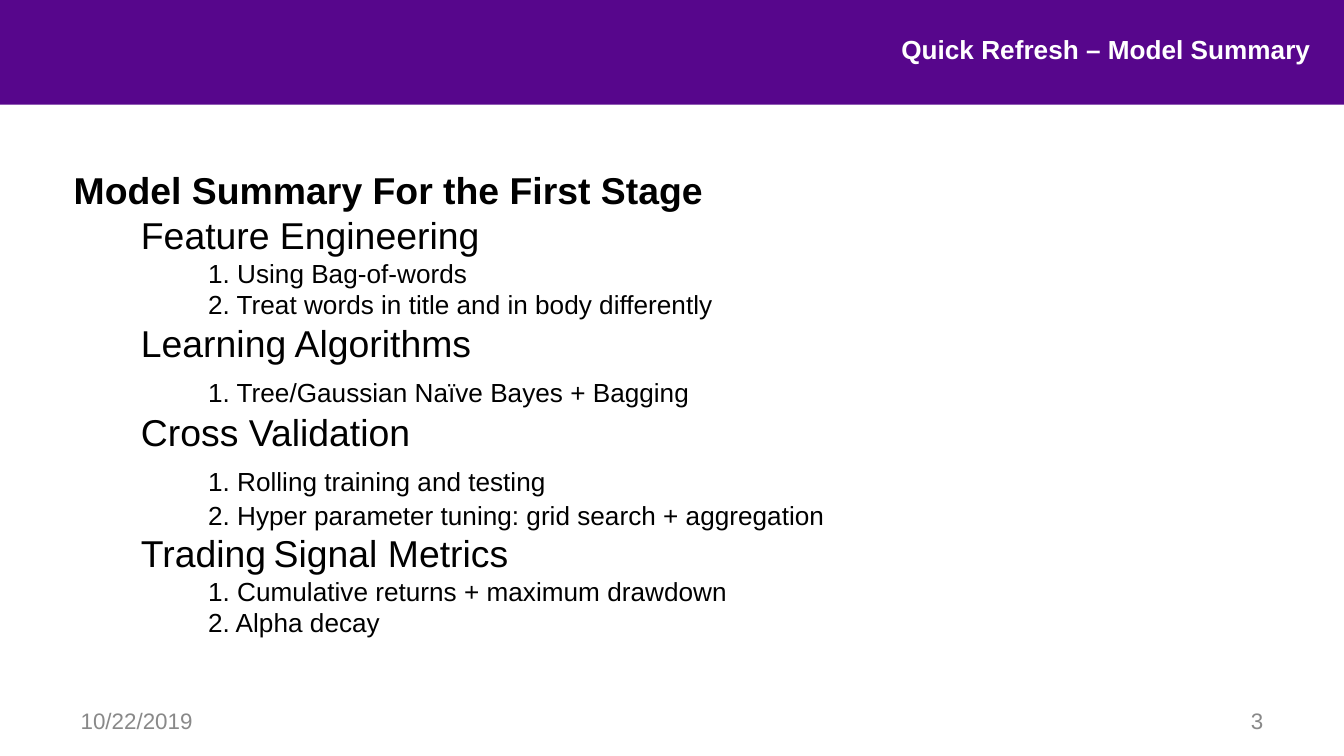
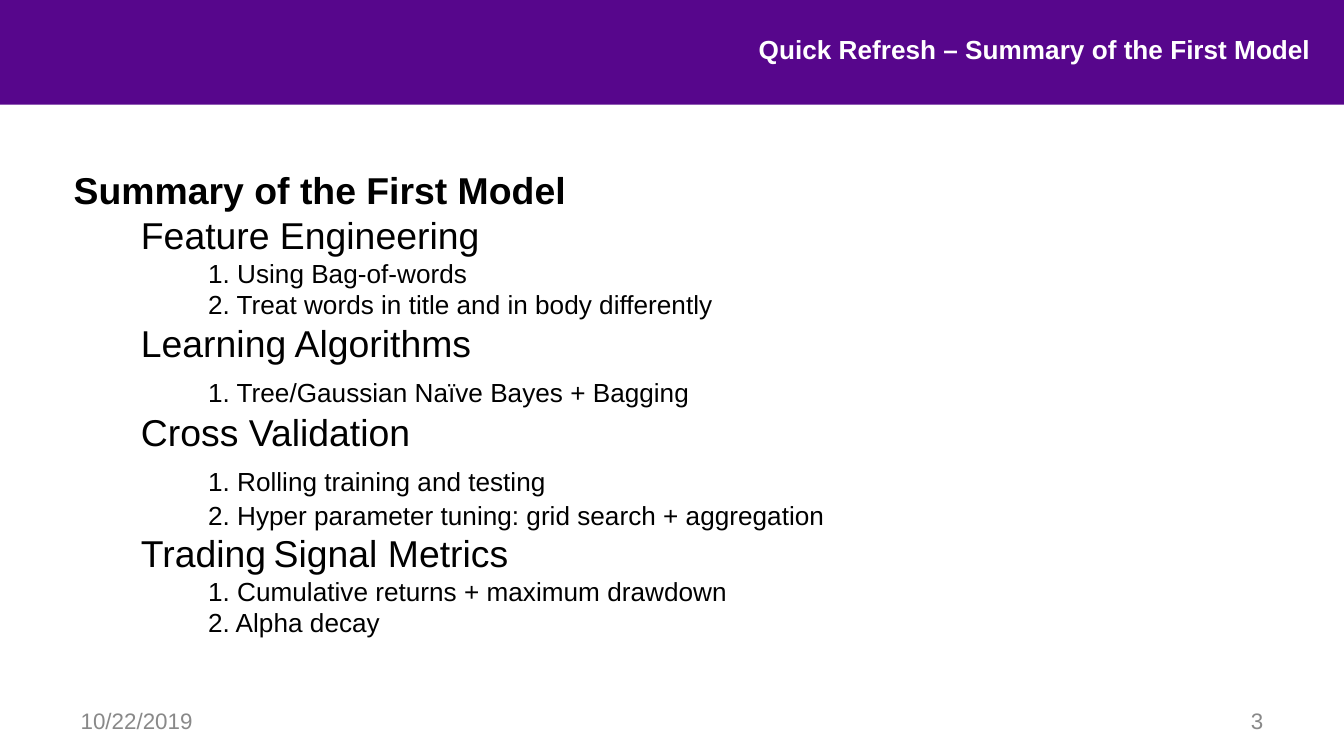
Before and after one commit to hhy845914111/NLP-Project, a slide deck: slide 3 of final_pre.pptx. Drawn at 1344x756 pixels with LibreOffice and Linux fonts; fonts in the diff are those of the drawing; background and template pictures are left out. Boxes give left, top, right and bottom in pixels: in the first picture for what was removed or moved away, otherwise in the second. Text is boxed around its words. In the diff, an @@ line names an element or a change of style, - is before the commit and + after.

```diff
--- a/final_pre.pptx
+++ b/final_pre.pptx
@@ text at [759, 40, 1310, 65]: text changed @@
-Quick Refresh – Model Summary
+Quick Refresh – Summary of the First Model
@@ text at [74, 177, 566, 212]: text changed @@
-Model Summary For the First Stage
+Summary of the First Model
```
Also in this commit, not shown: 2 other slides changed, 22 other files.
